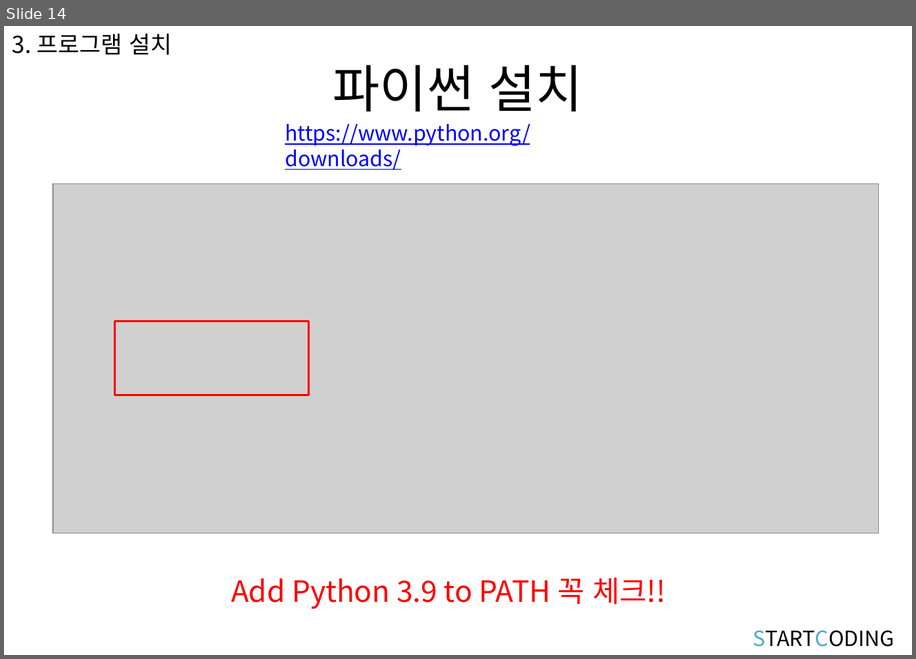
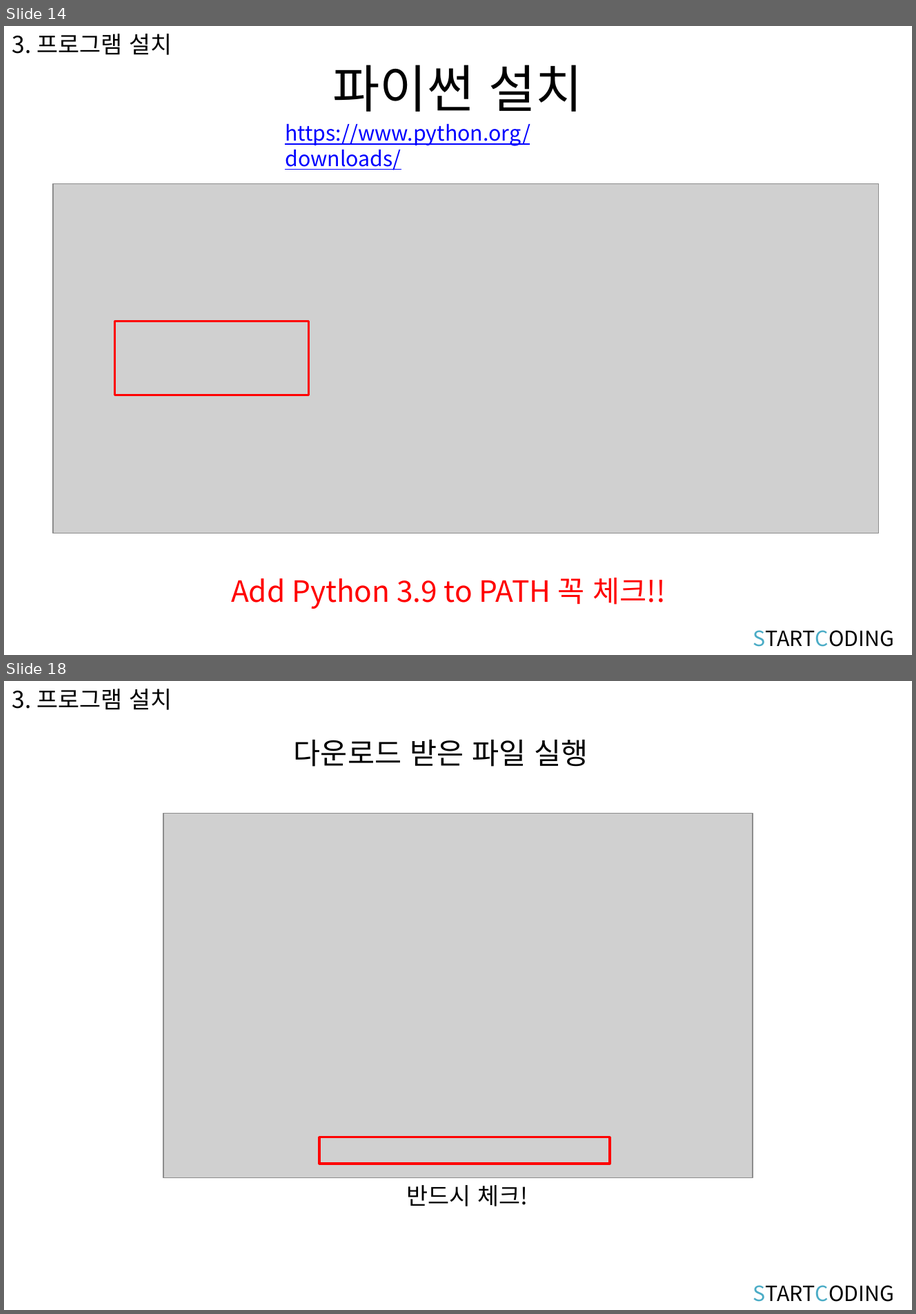
Before and after one commit to kwonkijun/python, a slide deck: 파이썬기초(PPT)/파이썬 기초 1강_강의소개.pptx. Shown one above the other, each under a label of ours: slide 14 before the commit, slides 14 and 18 after it; the slides between them are not shown. The pictures are 916x659 and 916x1314 pixels, drawn with LibreOffice and Linux fonts; fonts in the diff are those of the drawing; grey boxes stand for pictures. Boxes give left, top, right and bottom in pixels: in the first picture for what was removed or moved away, otherwise in the second. Text is boxed around its words. In the diff, an @@ line names an element or a change of style, - is before the commit and + after.

```diff
--- a/파이썬기초(PPT)/파이썬 기초 1강_강의소개.pptx
+++ b/파이썬기초(PPT)/파이썬 기초 1강_강의소개.pptx
@@ slide 18 added at bbox=[4, 681, 912, 1310], background #FFFFFF @@
@@ text added at bbox=[12, 689, 172, 710], 20 pt, text #000000 @@
+3. 프로그램 설치
@@ text added at bbox=[294, 740, 588, 767], 25.2 pt, text #000000 @@
+다운로드 받은 파일 실행
@@ picture added at bbox=[163, 813, 753, 1177] @@
@@ rectangle added at bbox=[319, 1137, 609, 1163], outline #FF0000 2 pt @@
@@ text added at bbox=[407, 1185, 528, 1206], 20 pt, text #000000 @@
+반드시 체크!
@@ text added at bbox=[753, 1285, 895, 1301], 18 pt, text #000000 @@
+STARTCODING
```
Also in this commit, not shown: 6 other slides added, 36 other files.
